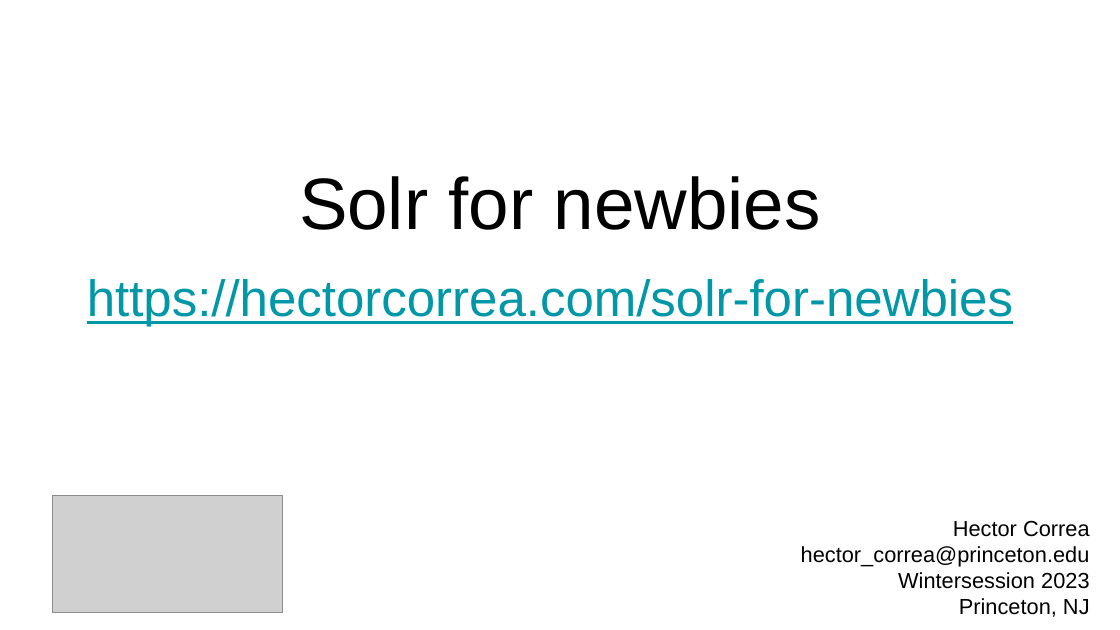
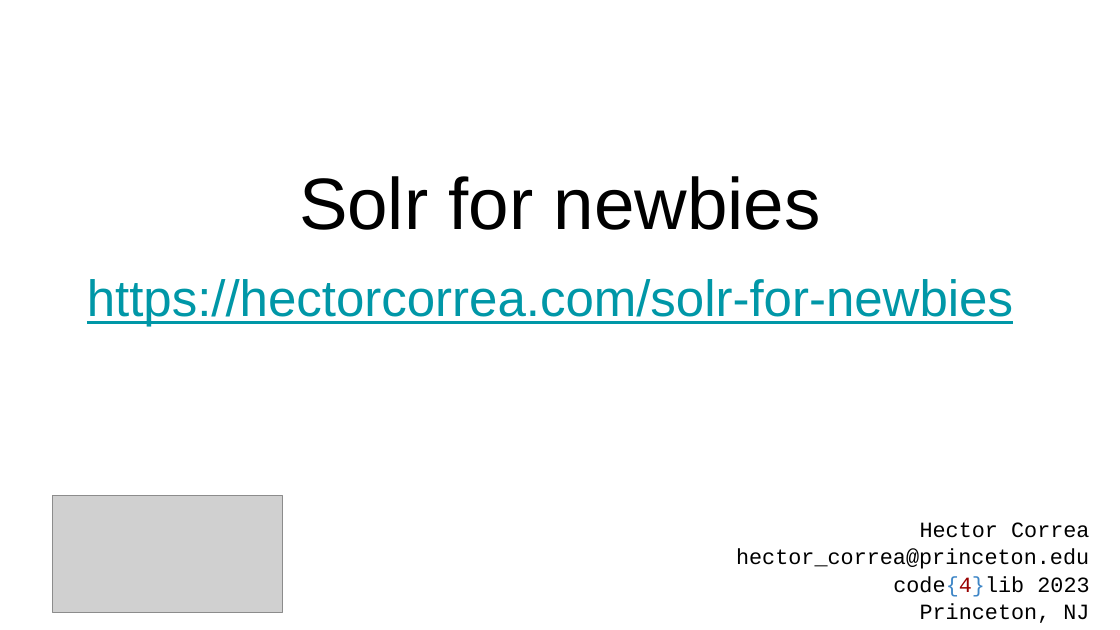
Before and after one commit to hectorcorrea/solr-for-newbies, a slide deck: slide 1 of slides.pptx. Drawn at 1120x630 pixels with LibreOffice and Linux fonts; fonts in the diff are those of the drawing; grey boxes stand for pictures. Boxes give left, top, right and bottom in pixels: in the first picture for what was removed or moved away, otherwise in the second. Text is boxed around its words. In the diff, an @@ line names an element or a change of style, - is before the commit and + after.

```diff
--- a/slides.pptx
+++ b/slides.pptx
@@ text at [736, 522, 1089, 623]: font Arial to Courier New in "Hector Correa", "hector_correa@princeton.edu", "Princeton, NJ"; line spacing 1 to 1.05 @@
@@ text at [893, 576, 1089, 597]: text changed; font Arial to Courier New @@
-Wintersession 2023
+code{4}lib 2023
```
Also in this commit, not shown: 8 other slides changed, 3 slides added, 1 other file.
